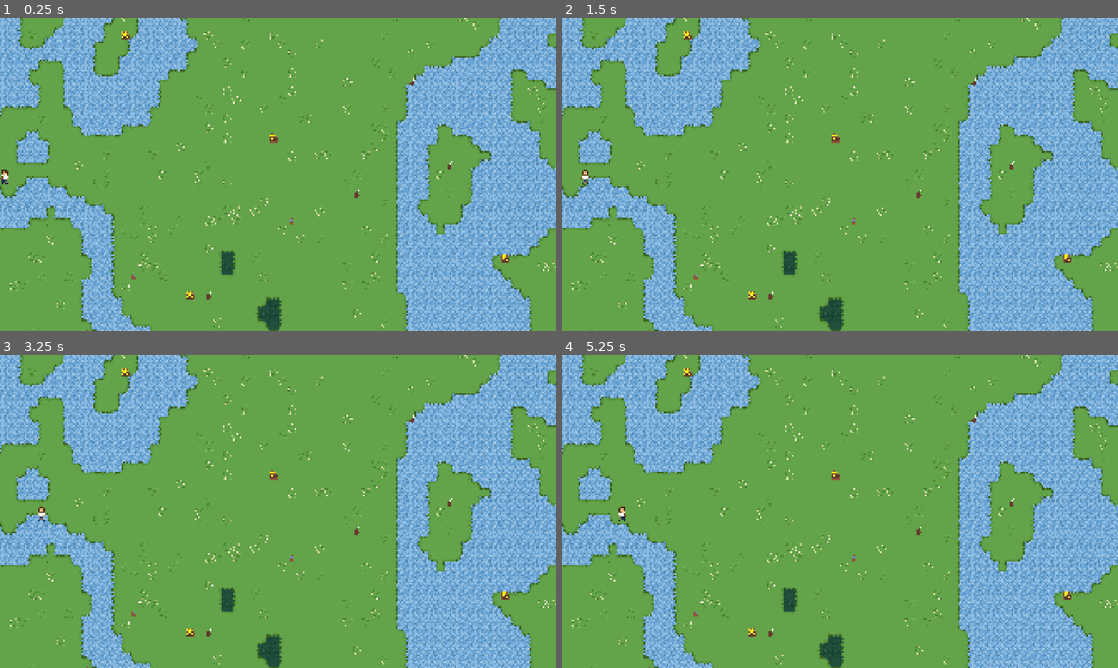
Above: before the commit, frames 1-4 (two rows, left to right).
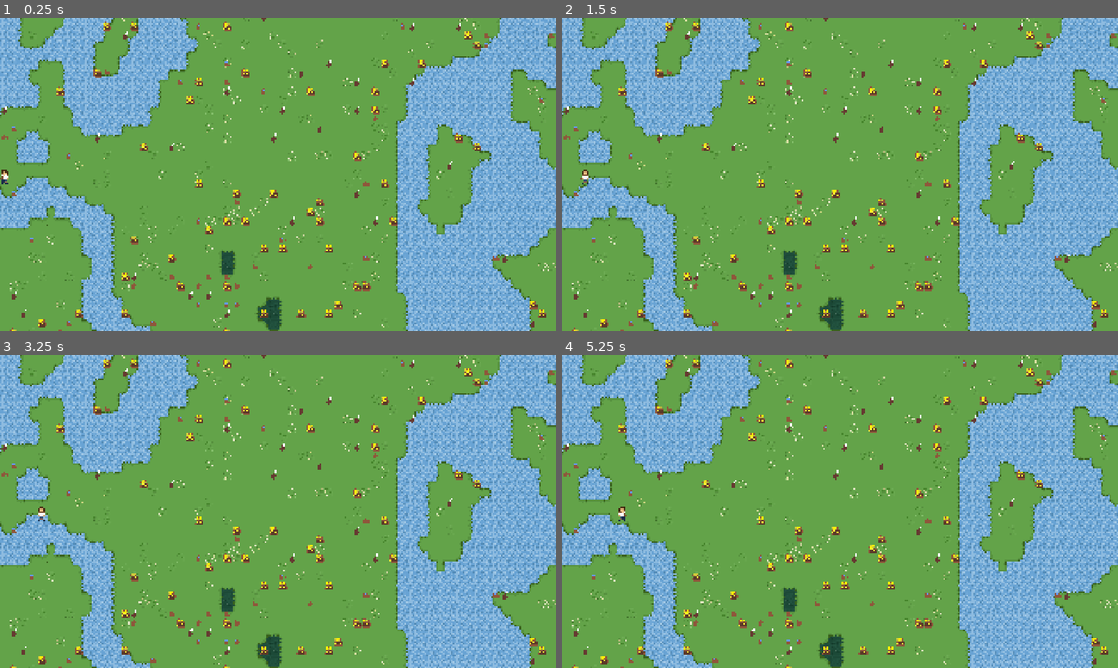
Above: after the commit, the same moments.

Repository: ew5234/CS3560-Project
Game: Godot game, scene res://scenes/gameboard.tscn
Two runs of this game, one before a commit and one after it. Both use one fixed random seed, a clock stepped at 60 frames per second and the inputs below.
Inputs:
- Up to frame 1 (0.25 s): no input
- Up to frame 2 (1.5 s): tap Enter at 0.5 s
- Up to frame 3 (3.25 s): tap Space at 2 s; tap Enter at 2.75 s
- Up to frame 4 (5.25 s): tap Space at 3.5, 5 s; tap Enter at 4.25 s

The runs differ from the first frame. In frame 1, 2.5% of the frame differs, in the area x 0-100%, y 0-100%; in frame 2, 2.5%; in frame 3, 2.5%; in frame 4, 2.5%.
Error after the commit: Invalid access to property or key 'playerMaxStrength' on a base object of type 'Nil'. (res://scripts/PlayerScripts/player.gd:10)

Commit message:
added cost to movement

Diff:
--- a/scripts/GameManager.gd
+++ b/scripts/GameManager.gd
@@ -58,14 +58,14 @@
 
 var lastActionResult = "none"
 var boardTileMap: TileMapLayer = null
-var player: CharacterBody2D = null
+#var player: CharacterBody2D = null
 var brain = Brain.new()
 var playerPosition = Vector2i.ZERO
-var playerMaxStrength = 12
-var playerStrength = 12
-var playerMaxWater = 10
+var playerMaxStrength = 100
+var playerStrength = 10
+var playerMaxWater = 100
 var playerWater = 10
-var playerMaxFood = 10
+var playerMaxFood = 100
 var playerFood = 10
 
 var path
@@ -73,6 +73,9 @@
 var target_position: Vector2
 var speed: float
 var direction
+
+var terrainCost = TerrainCost.new()
+var player = Player.new()
 
 var terrainCosts = {
 	"grass": {"strength": 1, "water": 1, "food": 1},
@@ -86,6 +89,8 @@
 	resetTurnState()
 	resetPlayerState()
 """
+#while loop goes through the phases
+#timeouts are there so the game doesnt immediately finish
 func runPhase() -> void:
 	while gameState == STATE_RUNNING:
 		startPhase()
@@ -166,9 +171,11 @@
 	"""
 
 	if path:
+		#for every coordinate, update the player position on board
 		for i in path:
 			player.position = boardTileMap.map_to_local(i)
 			playerPosition = i
+			terrainCost.calcCost(playerPosition)
 		await get_tree().create_timer(1.0).timeout
 	gamePhase = PHASE_END
 
--- a/scripts/PlayerScripts/Vision/visionScope.gd
+++ b/scripts/PlayerScripts/Vision/visionScope.gd
@@ -6,7 +6,7 @@
 #standard
 #cautious
 #broad
-var visionType = "standard"
+var _vision_type = "standard"
 
 var currentPosition
 var scopeCoors = []
@@ -74,9 +74,9 @@
 	return scopeCoors
 
 func getScope():
-	if visionType == "standard":
+	if _vision_type == "standard":
 		return standardScope()
-	elif visionType == "cautious":
+	elif _vision_type == "cautious":
 		return cautiousScope()
 	else:
 		return broadScope()
--- a/scripts/PlayerScripts/brain.gd
+++ b/scripts/PlayerScripts/brain.gd
@@ -35,16 +35,21 @@
 	var coor
 	if brainType == "survival":
 		if thirstCheck() == true:
+			print("thirstCheck")
 			coor = vision.closestWater(visionScope, tileMap)
-		elif hungerCheck() == true:
+		if hungerCheck() == true and coor == null:
+			print("hungerCheck")
 			coor = vision.closestFood(visionScope, tileMap)
-		elif fatigueCheck() == true:
+		if fatigueCheck() == true and coor == null:
+			print("fatigueCheck")
 			coor = vision.stay()
-		else:
+		if coor == null:
+			print("goStraight")
 			coor = vision.goStraight(visionScope, tileMap)
 	elif brainType == "aggressive":
 		if criticalEmergency() == true:
 			pass
+	print(coor)
 	return coor
 
 func calculatePath(destCoor: Vector2):
--- a/scripts/PlayerScripts/player.gd
+++ b/scripts/PlayerScripts/player.gd
@@ -15,3 +15,13 @@
 #var position = player.global_position
 func registerPlayer(playerNode: CharacterBody2D) -> void:
 	player = playerNode
+	resetPlayerState()
+
+func resetPlayerState() -> void:
+	#actual player position
+	player.position =  GameManager.boardTileMap.map_to_local(Vector2i(1, GameManager.y/2))
+	#for the math
+	playerPosition = Vector2i(1, GameManager.y/2)
+	playerStrength = GameManager.playerMaxStrength
+	playerWater = GameManager.playerMaxWater
+	playerFood = GameManager.playerMaxFood
--- a/scripts/SceneScripts/gameboard.gd
+++ b/scripts/SceneScripts/gameboard.gd
@@ -26,6 +26,7 @@
 func _process(delta: float) -> void:
 	GameManager.runPhase()
 """
+
 #escape menu
 """
 func _input(event: InputEvent) -> void:
--- a/scripts/generateWorld.gd
+++ b/scripts/generateWorld.gd
@@ -94,11 +94,11 @@
 						treeTileCoor.append(Vector2i(x,y))
 						itemPlaced = true
 				if itemPlaced == false:
-					if deco_noise < 0.003:
+					if deco_noise < 0.03:
 						itemFoodTileCoor.append(Vector2i(x,y))
-					elif deco_noise < 0.006:
+					elif deco_noise < 0.06:
 						itemWaterTileCoor.append(Vector2i(x,y))
-					elif deco_noise < 0.01:
+					elif deco_noise < 0.1:
 						itemGoldTileCoor.append(Vector2i(x,y))
 
 
--- /dev/null
+++ b/scripts/terrainCost.gd
@@ -0,0 +1,19 @@
+extends Node
+
+class_name TerrainCost
+
+func deductStats(str: int, water: int, food: int):
+		GameManager.playerStrength -=str
+		GameManager.playerWater -=water
+		GameManager.playerFood -= food
+
+func calcCost(coor: Vector2):
+	var tile = GameManager.boardTileMap.get_child(0).get_cell_tile_data(coor).get_custom_data("terrainName")
+	if tile == "grass":
+		deductStats(1,1,1)
+	elif tile == "sand":
+		deductStats(2,2,1)
+	elif tile == "water":
+		deductStats(2,1,2)
+	elif tile == "forest":
+		deductStats(4,3,2)
Not shown, added: scripts/terrainCost.gd.uid
